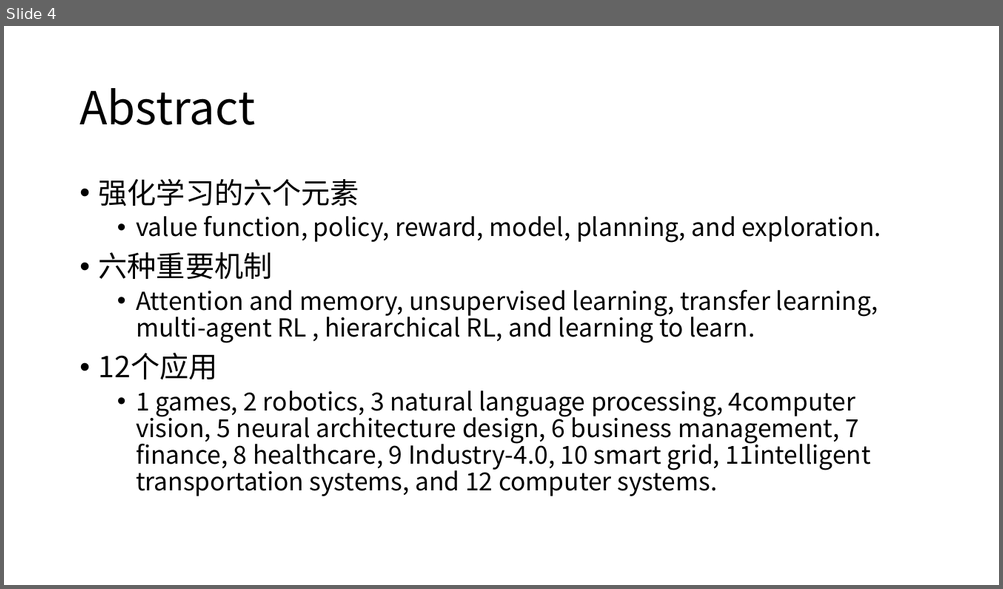
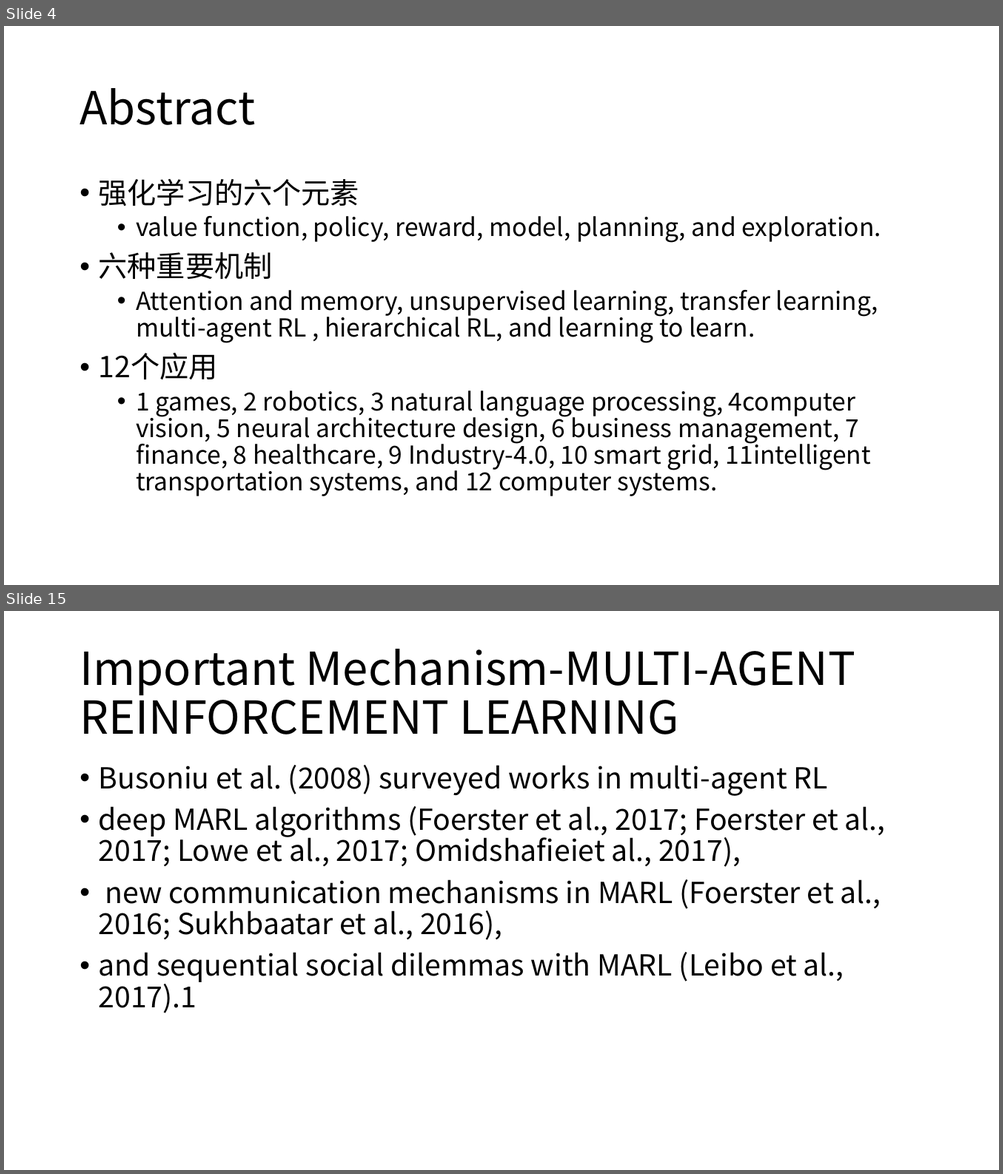
Before and after one commit to kangyongxin/0-RL-GameReviewPapers, a slide deck: Note_RLGameReviewPapers.pptx. Shown one above the other, each under a label of ours: slide 4 before the commit, slides 4 and 15 after it; the slides between them are not shown. The pictures are 1003x589 and 1003x1174 pixels, drawn with LibreOffice and Linux fonts; fonts in the diff are those of the drawing. Boxes give left, top, right and bottom in pixels: in the first picture for what was removed or moved away, otherwise in the second. Text is boxed around its words. In the diff, an @@ line names an element or a change of style, - is before the commit and + after.

```diff
--- a/Note_RLGameReviewPapers.pptx
+++ b/Note_RLGameReviewPapers.pptx
@@ slide 15 added at box(4, 611, 999, 1170), background #FFFFFF @@
@@ title added at box(79, 649, 855, 735), 44 pt, text #000000 @@
+Important Mechanism-MULTI-AGENT REINFORCEMENT LEARNING
@@ text added at box(99, 765, 885, 1014), 28 pt, text #000000 @@
+• Busoniu et al. (2008) surveyed works in multi-agent RL
+• deep MARL algorithms (Foerster et al., 2017; Foerster et al., 2017; Lowe et al., 2017; Omidshafieiet al., 2017),
+• new communication mechanisms in MARL (Foerster et al., 2016; Sukhbaatar et al., 2016),
+• and sequential social dilemmas with MARL (Leibo et al., 2017).1
```
Also in this commit, not shown: 2 slides changed, 15 other slides added, 1 other file.
